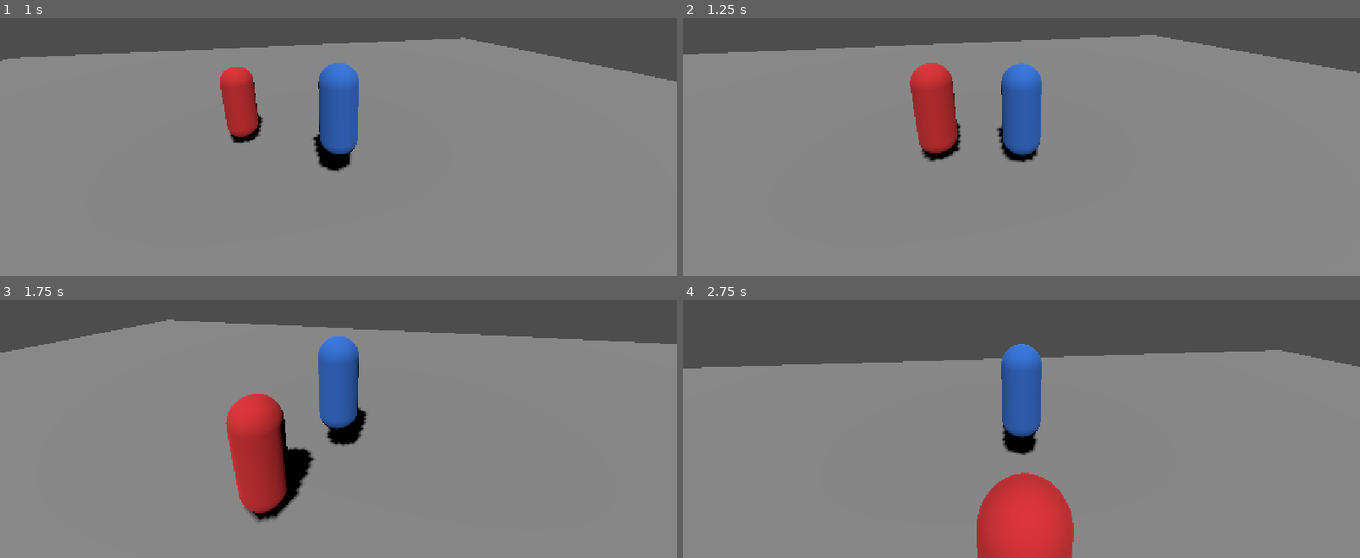
Above: before the commit, frames 1-4 (two rows, left to right).
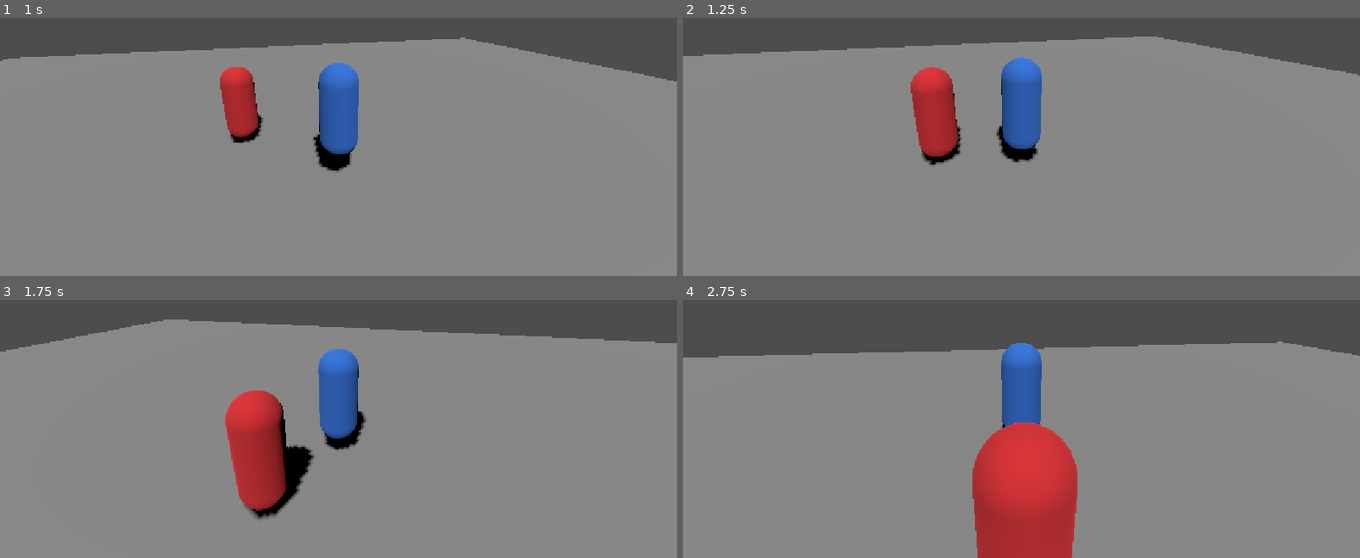
Above: after the commit, the same moments.

Repository: Panteve/Parcial-2--godot-3d
Game: Godot game, scene res://Nivel.tscn
Two runs of this game, one before a commit and one after it. Both use one fixed random seed, a clock stepped at 60 frames per second and the inputs below.
Inputs (mouse positions are in pixels of both pictures, inside the frame that each line leads up to):
- Up to frame 1 (1 s): move the mouse to (372, 85) at 0.52 s; hold W (move_up) from 0.53 s (still down); hold Space (saltar) from 0.53 s (still down)
- Up to frame 2 (1.25 s): keep holding W (move_up); keep holding Space (saltar)
- Up to frame 3 (1.75 s): keep holding W (move_up); move the mouse to (304, 369) at 1.27 s; release Space (saltar) at 1.28 s; tap E (accion) at 1.35 s; tap Space (saltar) at 1.52, 1.55 s
- Up to frame 4 (2.75 s): keep holding W (move_up); tap Space (saltar) at 1.82, 2.3 s; move the mouse to (1035, 361) at 2.02 s; hold F (atacar) from 2.03 s (still down)

Frame 1 is identical in both runs. In frame 2, 1.3% of the frame differs, in the area x 0-100%, y 6-58%; in frame 3, 1.9%; in frame 4, 8.8%, in the area x 0-100%, y 16-100%.

Commit message:
arreglo menor en el salto

Diff:
--- a/Assets/jugador.gd
+++ b/Assets/jugador.gd
@@ -36,6 +36,6 @@
 	# aunque no exista ningún piso en la escena.
 	if not is_on_floor():
 		velocity += get_gravity() * delta
-	elif Input.is_action_just_pressed("saltar"):
+	elif Input.is_action_pressed("saltar"):
 		velocity.y = fuerza_salto
 	move_and_slide()
